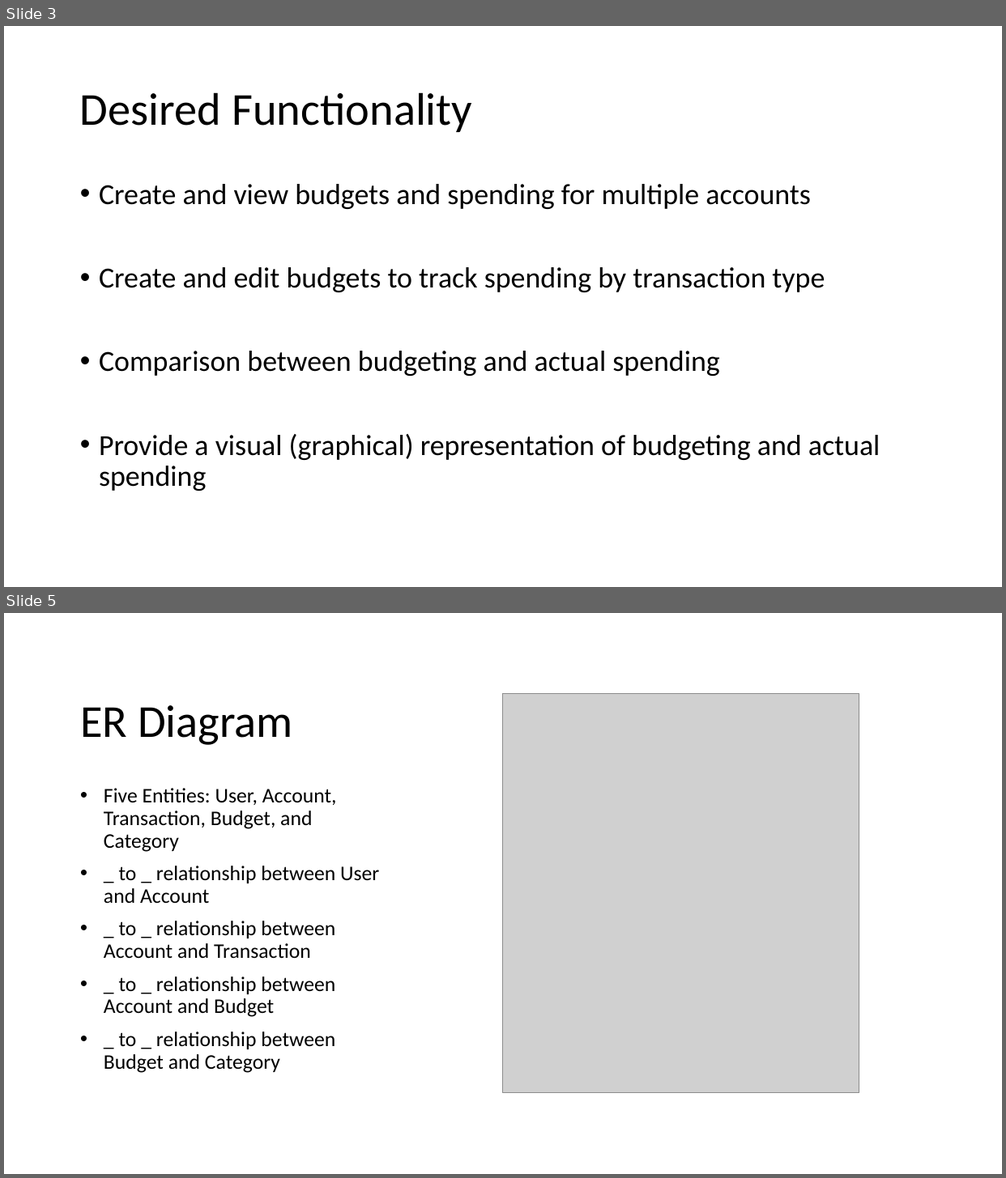
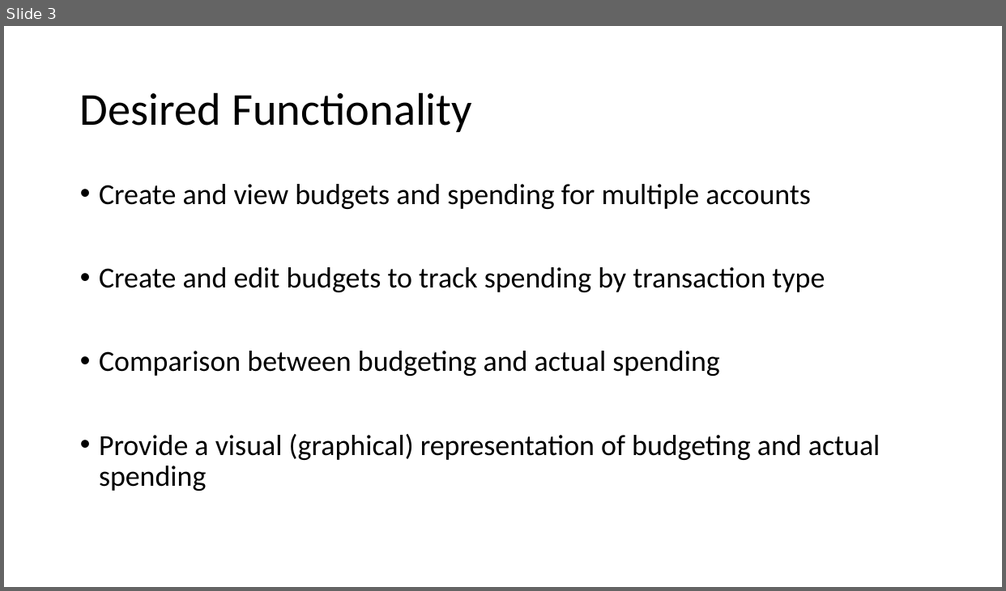
Before and after one commit to jackgoza/databasesProject, a slide deck: cs470_final_project.pptx. Shown one above the other, each under a label of ours: slides 3 and 5 before the commit, slide 3 after it; the slides between them are not shown. The pictures are 1006x1178 and 1006x591 pixels, drawn with LibreOffice and Linux fonts; fonts in the diff are those of the drawing; grey boxes stand for pictures. Boxes give left, top, right and bottom in pixels: in the first picture for what was removed or moved away, otherwise in the second. Text is boxed around its words. In the diff, an @@ line names an element or a change of style, - is before the commit and + after.

```diff
--- a/cs470_final_project.pptx
+++ b/cs470_final_project.pptx
@@ slide 5 removed at [4, 613, 1002, 1174], background #FFFFFF @@
@@ title removed at [80, 705, 293, 745] @@
-ER Diagram
@@ picture removed at [503, 694, 859, 1093] @@
@@ text removed at [104, 788, 379, 1073] @@
-• Five Entities: User, Account, Transaction, Budget, and Category
-• _ to _ relationship between User and Account
-• _ to _ relationship between Account and Transaction
-• _ to _ relationship between Account and Budget
-• _ to _ relationship between Budget and Category
```
Also in this commit, not shown: 7 other slides changed, 8 slides added, 1 other slide removed.
